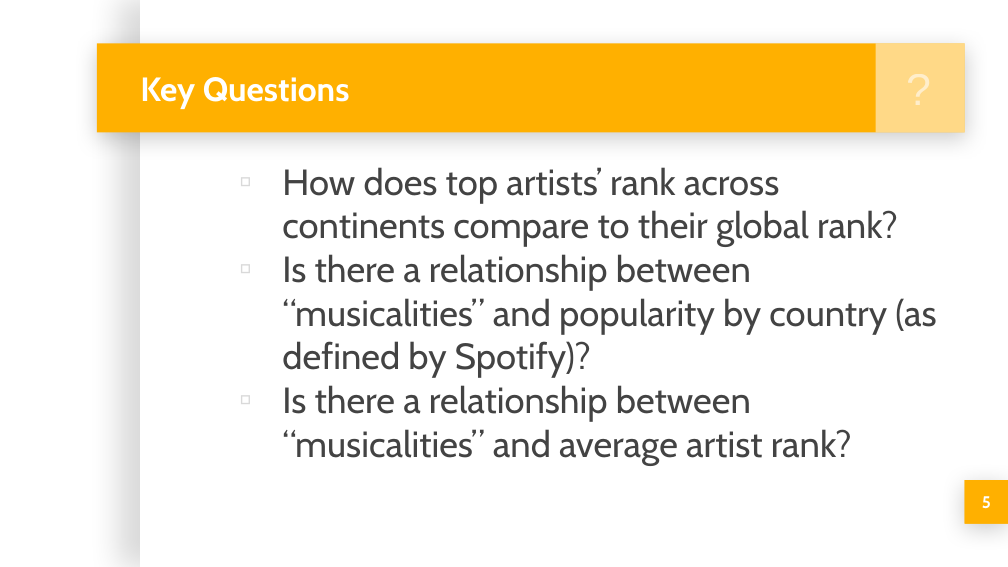
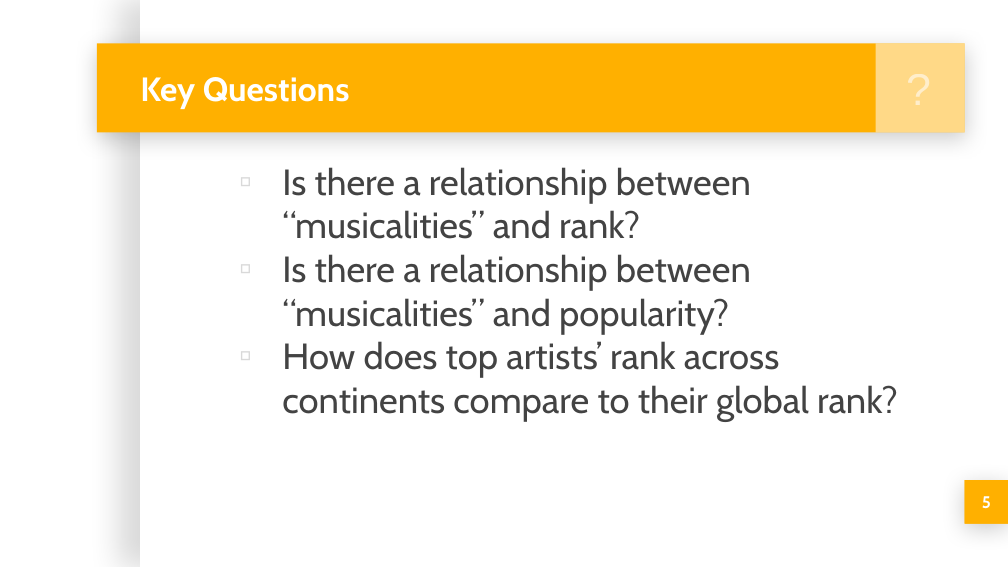
Before and after one commit to michellesimek/project_1, a slide deck: slide 5 of Project 1 PPT.pptx. Drawn at 1008x567 pixels with LibreOffice and Linux fonts; fonts in the diff are those of the drawing; background and template pictures are left out. Boxes give left, top, right and bottom in pixels: in the first picture for what was removed or moved away, otherwise in the second. Text is boxed around its words. In the diff, an @@ line names an element or a change of style, - is before the commit and + after.

Commit message:
Updated to fix typo.

```diff
--- a/Project 1 PPT.pptx
+++ b/Project 1 PPT.pptx
@@ text at [282, 167, 751, 334]: paragraphs added @@
+  ▫ Is there a relationship between “musicalities” and rank?
+  ▫ Is there a relationship between “musicalities” and popularity?
@@ text at [282, 254, 936, 465]: paragraphs removed @@
-  ▫ Is there a relationship between “musicalities” and popularity by country (as defined by Spotify)?
-  ▫ Is there a relationship between “musicalities” and average artist rank?
```
Also in this commit, not shown: 9 other slides changed, 8 slides removed.
